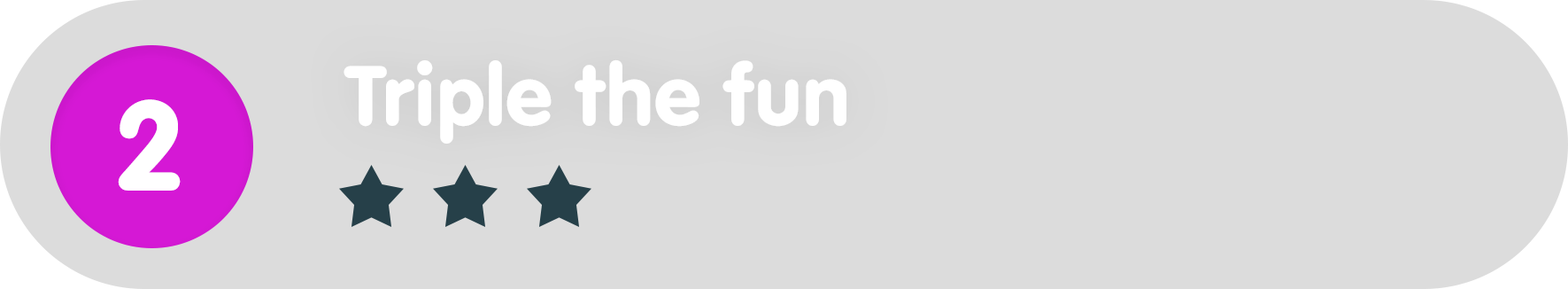
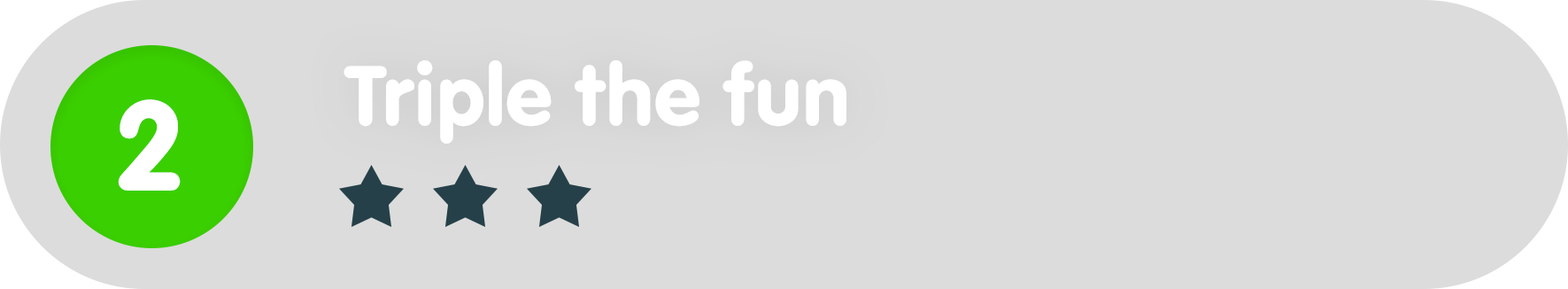
Comparing the layer stacks of the two (1568, 289) images. Changes:
painted on "Ellipse_green" over [50, 45, 254, 248]
